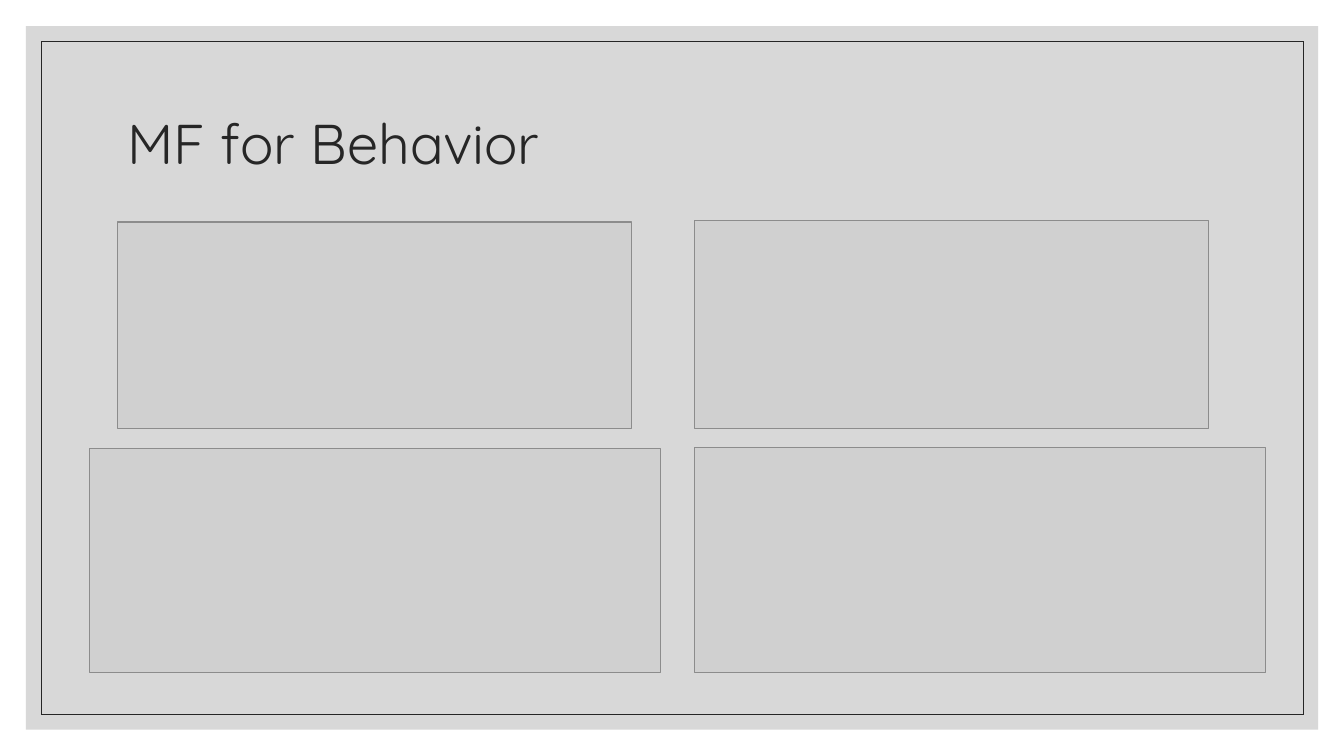
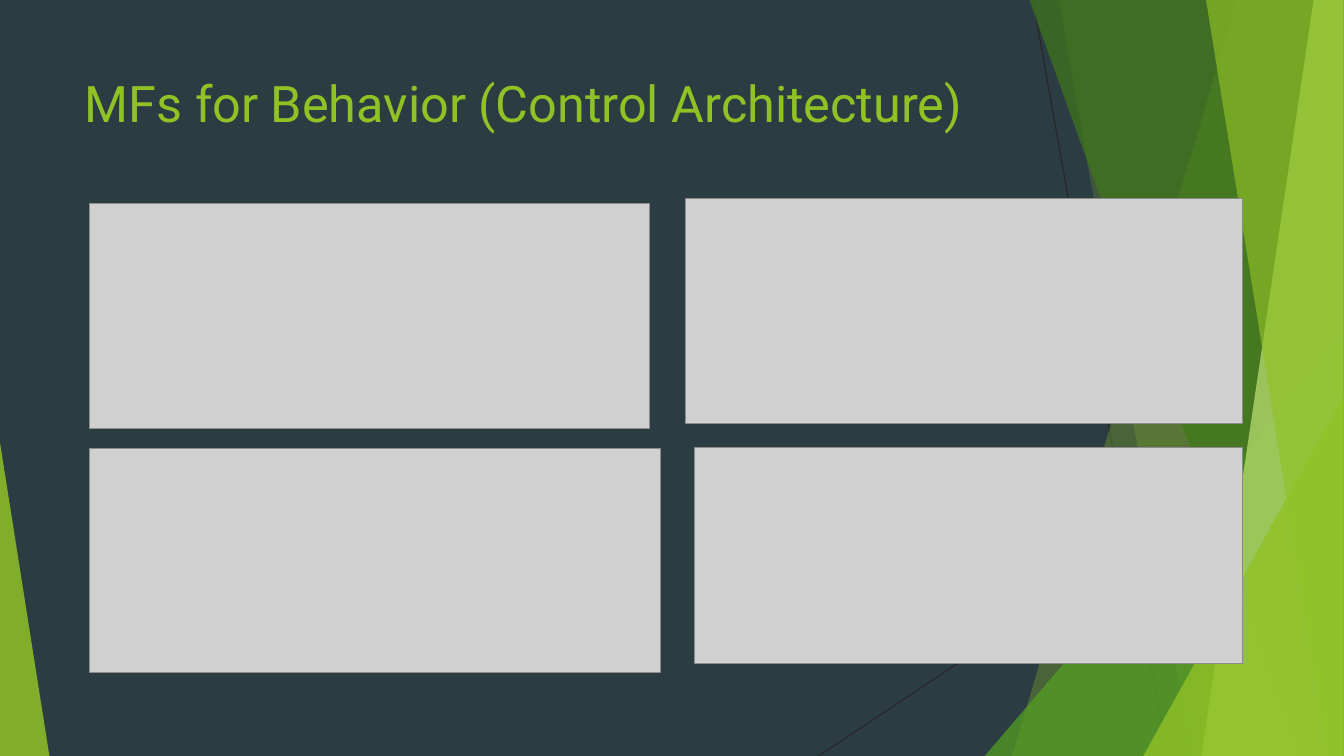
Before and after one commit to kunalgaurav18/FuzzyLogic, a slide deck: slide 12 of Intelligent Systems.pptx (slide 11 before the commit). Drawn at 1344x756 pixels with LibreOffice and Linux fonts; fonts in the diff are those of the drawing; grey boxes stand for pictures. Boxes give left, top, right and bottom in pixels: in the first picture for what was removed or moved away, otherwise in the second. Text is boxed around its words. In the diff, an @@ line names an element or a change of style, - is before the commit and + after.

```diff
--- a/Intelligent Systems.pptx
+++ b/Intelligent Systems.pptx
@@ background #FFFFFF to #2C3C43 @@
@@ rectangle removed at (26, 26, 1319, 730) @@
@@ rectangle removed at (41, 41, 1304, 715) @@
@@ title "MFs for Behavior (Control Architecture)" at (85, 82, 963, 133): vertical alignment middle to top @@
@@ title at (85, 82, 963, 133): text changed; size 40 to 36 pt; font Quicksand to Roboto; text colour #262626 to #90C226 @@
-MF for Behavior
+MFs for Behavior (Control Architecture)
@@ picture: place and size @@
-picture at (118, 222, 632, 429)
+picture at (89, 204, 649, 429)
@@ picture: place and size @@
-picture at (695, 221, 1209, 429)
+picture at (686, 199, 1242, 423)
@@ group added at (0, 0, 1344, 756): 5 freeform shapes, 3 triangles, 2 lines @@
@@ picture: place and size @@
-picture at (695, 448, 1266, 673)
+picture at (695, 448, 1243, 663)
```
Also in this commit, not shown: 8 other slides changed, 6 slides added, 4 slides removed, 4 other files.
